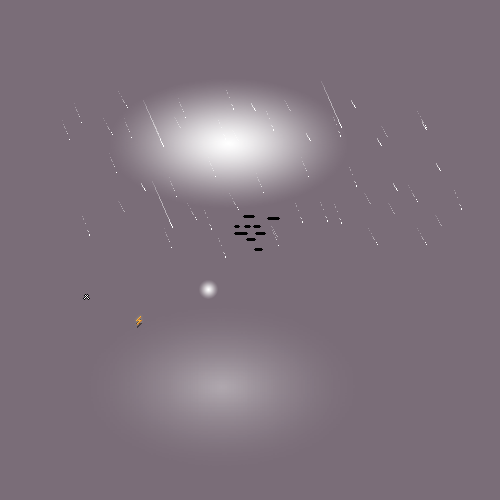
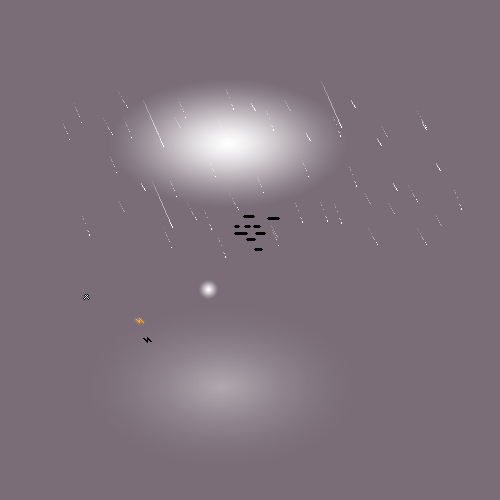
Before/after of a 500×500 layered artwork. What changed in the layer stack:
renamed "EnergyOrb.png" to "EnergyBolt.png", painted on it over [135, 316, 144, 325]
added layer "EnergyBoltShadow.png" above "CraftingMark.png" over [143, 337, 152, 343]
